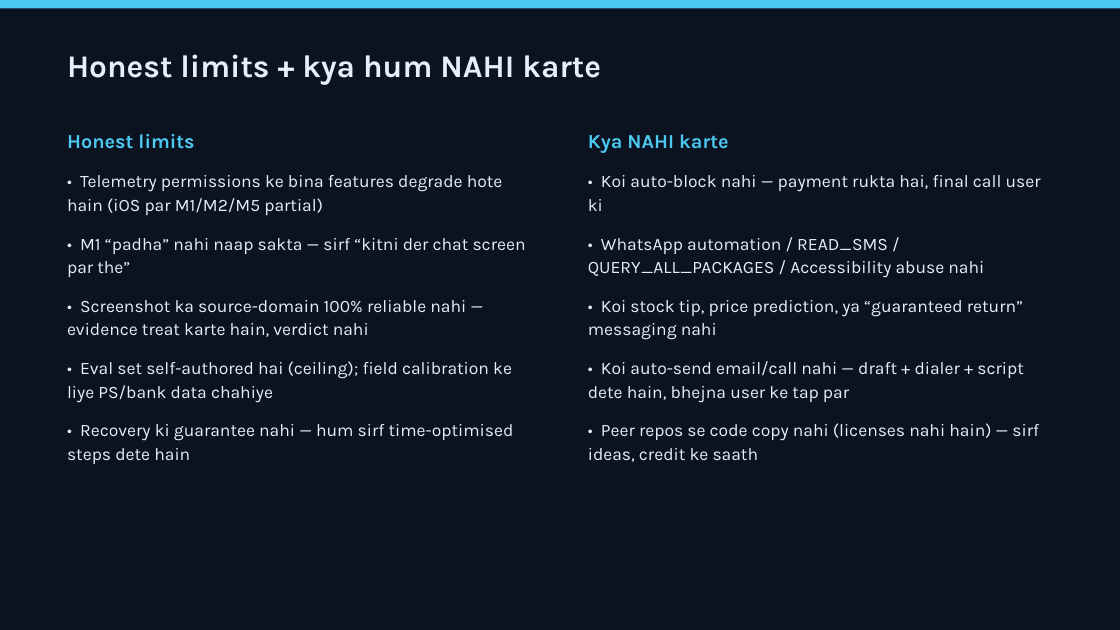
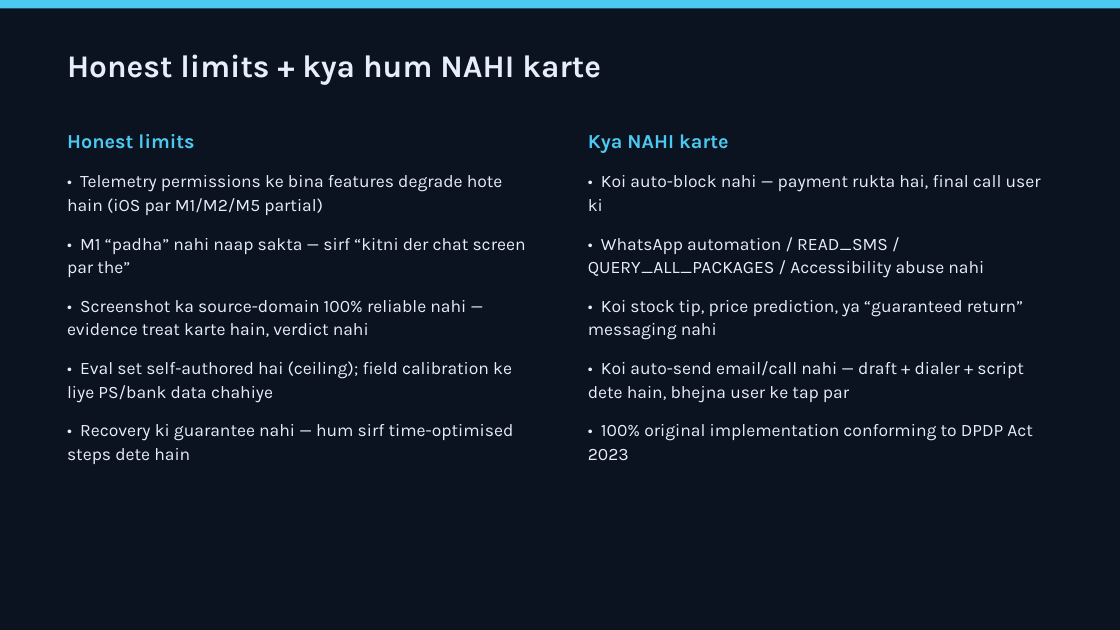
Before and after one commit to sudonishant/satarkpay-repo, a slide deck: slide 17 of web/deck/satarkpay_deck.pptx. Drawn at 1120x630 pixels with LibreOffice and Linux fonts; fonts in the diff are those of the drawing. Boxes give left, top, right and bottom in pixels: in the first picture for what was removed or moved away, otherwise in the second. Text is boxed around its words. In the diff, an @@ line names an element or a change of style, - is before the commit and + after.

Commit message:
🧹 Remove OSINT, competitor analysis, and peer repo references across repository

```diff
--- a/web/deck/satarkpay_deck.pptx
+++ b/web/deck/satarkpay_deck.pptx
@@ text at [588,424,1033,460]: text changed @@
-• Peer repos se code copy nahi (licenses nahi hain) — sirf ideas, credit ke saath
+• 100% original implementation conforming to DPDP Act 2023
```
Also in this commit, not shown: 4 other slides changed, 1 slide added, 1 slide removed, 26 other files.
